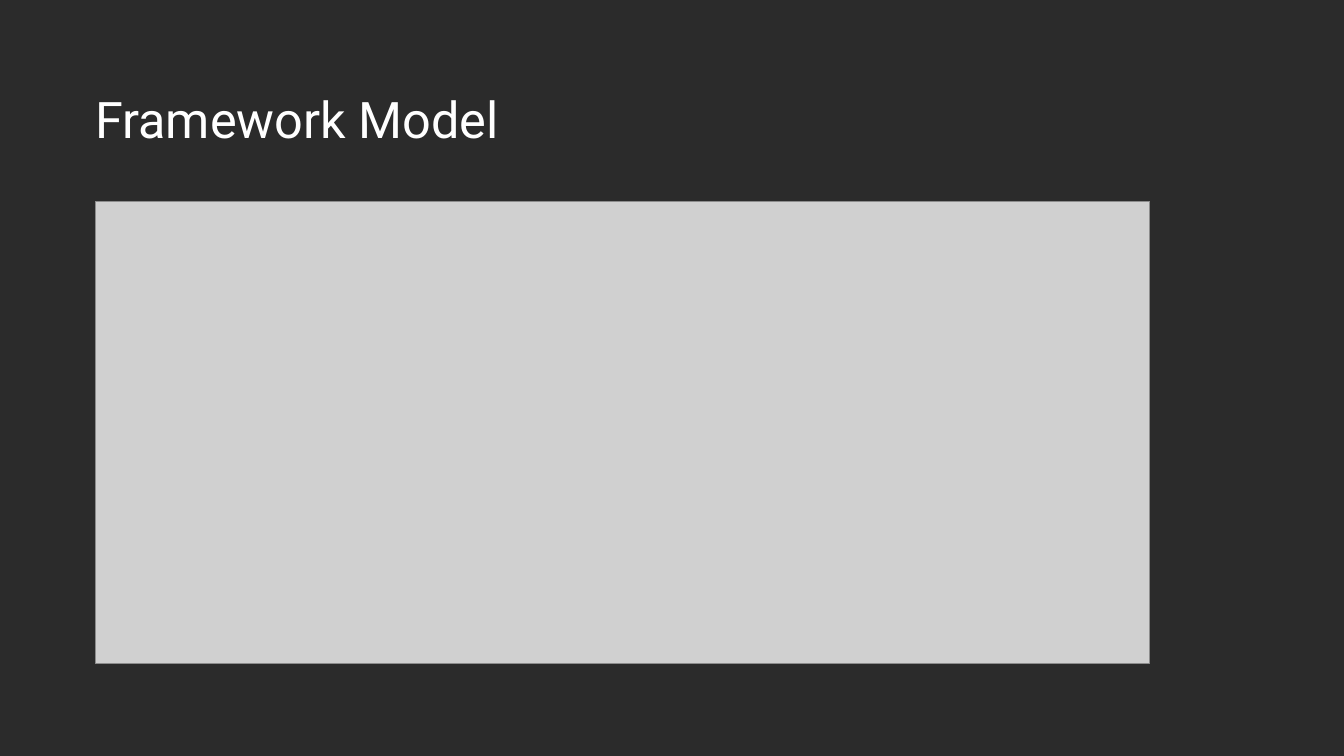
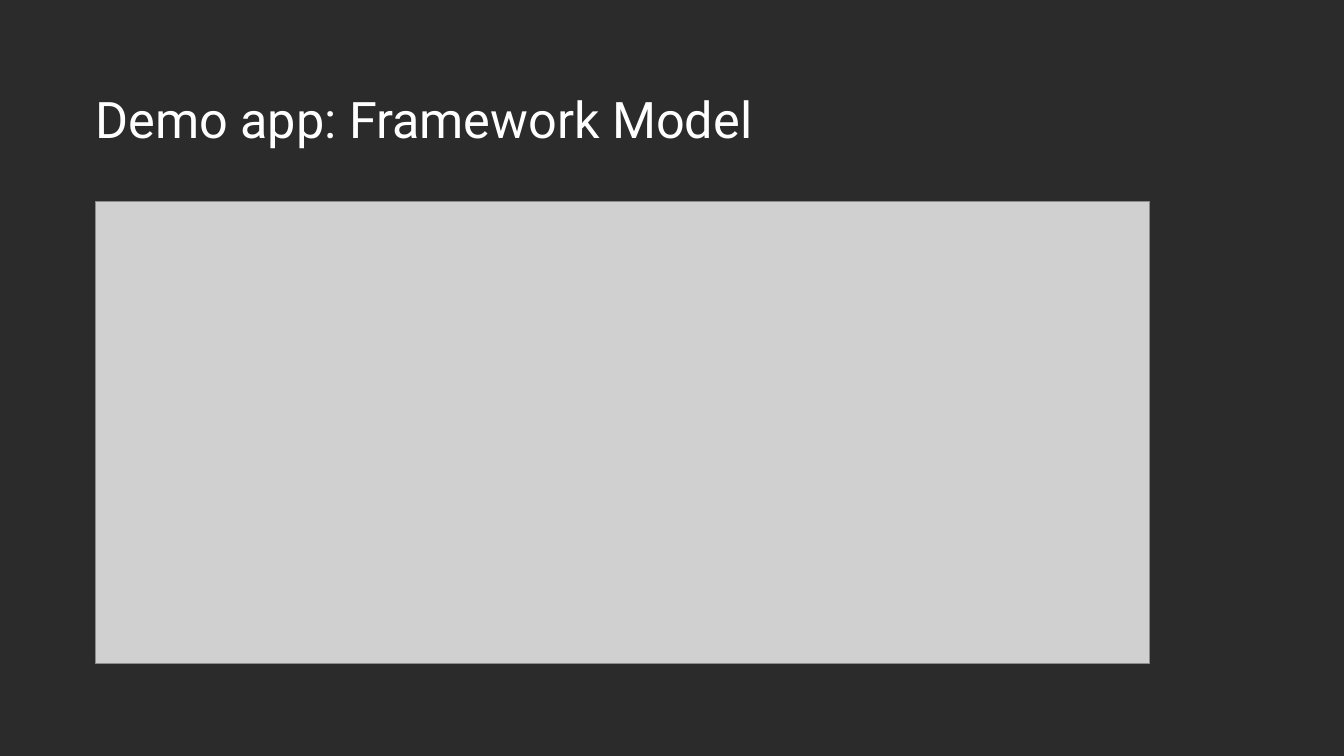
Before and after one commit to desdesdes/effectief-coredi, a slide deck: slide 5 of DI.pptx (slide 6 before the commit). Drawn at 1344x756 pixels with LibreOffice and Linux fonts; fonts in the diff are those of the drawing; grey boxes stand for pictures; background and template pictures are left out; a plain dark background stands for a picture behind light text. Boxes give left, top, right and bottom in pixels: in the first picture for what was removed or moved away, otherwise in the second. Text is boxed around its words. In the diff, an @@ line names an element or a change of style, - is before the commit and + after.

```diff
--- a/DI.pptx
+++ b/DI.pptx
@@ title at bbox=[95, 100, 752, 149]: text changed @@
-Framework Model
+Demo app: Framework Model
```
Also in this commit, not shown: 5 other slides changed, 1 slide added, 1 slide removed, 1 other file.
